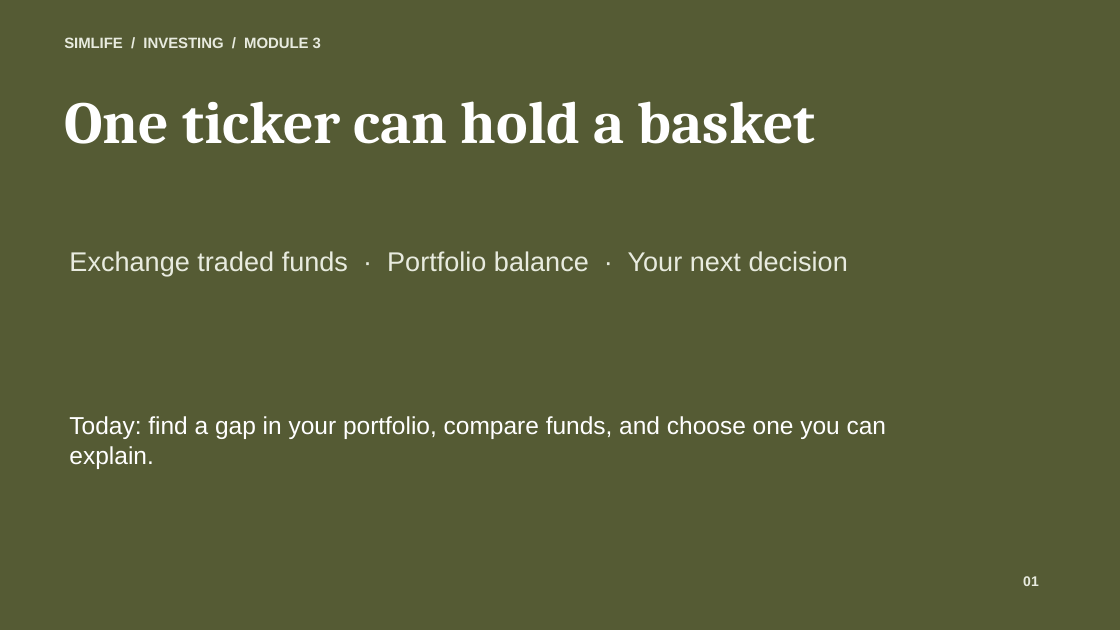
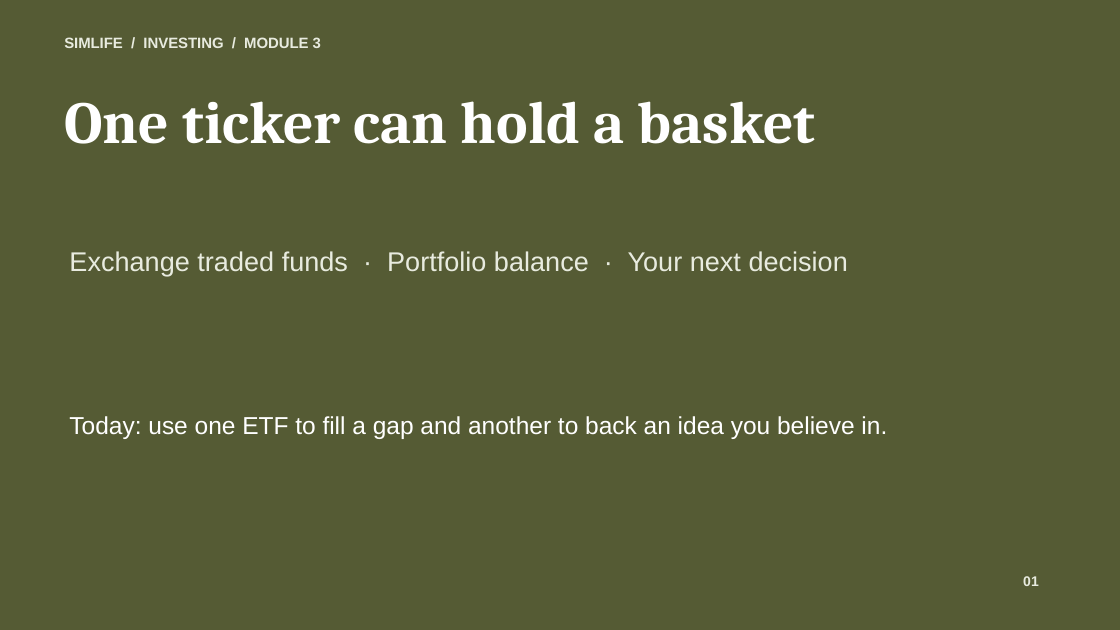
Before and after one commit to JML999/simlife-classroom, a slide deck: slide 1 of docs/module3-etfs/output/Module_3_ETFs_Lesson.pptx. Drawn at 1120x630 pixels with LibreOffice and Linux fonts; fonts in the diff are those of the drawing. Boxes give left, top, right and bottom in pixels: in the first picture for what was removed or moved away, otherwise in the second. Text is boxed around its words. In the diff, an @@ line names an element or a change of style, - is before the commit and + after.

Commit message:
Make Module 3 a two-ETF portfolio mission

```diff
--- a/docs/module3-etfs/output/Module_3_ETFs_Lesson.pptx
+++ b/docs/module3-etfs/output/Module_3_ETFs_Lesson.pptx
@@ text at [69,416,887,439]: text changed @@
-Today: find a gap in your portfolio, compare funds, and choose one you can explain.
+Today: use one ETF to fill a gap and another to back an idea you believe in.
```
Also in this commit, not shown: 4 other slides changed, 8 other files.
